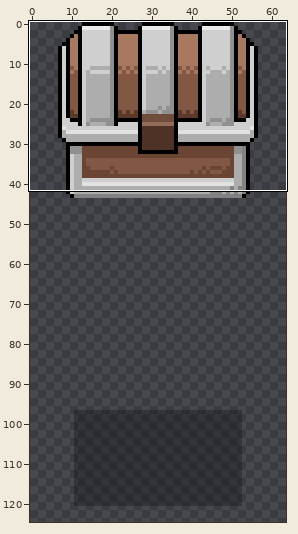
Edited in one commit: pixel-art file (Shroomfall/tvc/chest.aseprite). Above: a wide view before the commit, with the close-up outlined.
Close-up. Earlier state:
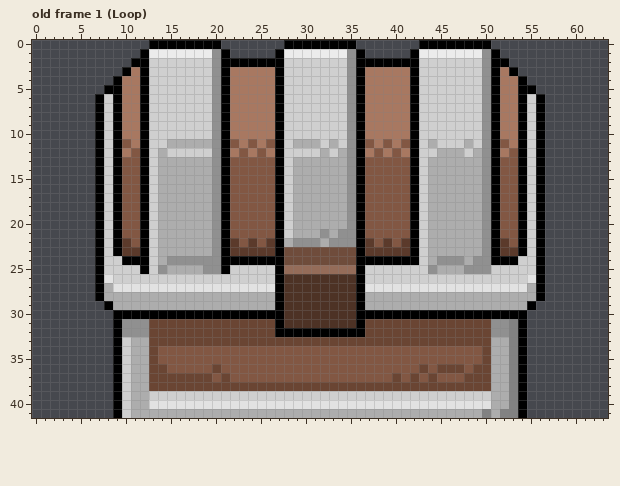
64x128 pixels, 30 frames. Colours within 5 levels of each other are drawn and written as one. Shown: old frame 1 (Loop): x 0..63, y 0..41. The wide view leaves out empty margins. The commit also changed other frames or places, which this record leaves out.
And afterwards:
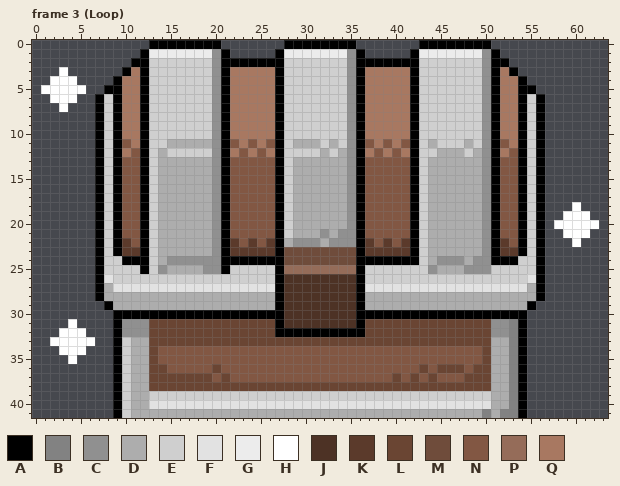
Palette (. is transparent): A #000000  B #828282  C #909090  D #adadad  E #cfcfcf  F #e2e2e2  G #ececec  H #ffffff  J #4d3225  K #5b3a2b  L #6a4533  M #6f4c3b  N #825743  P #956c59  Q #a87861
A new or re-ordered frame is compared with the old frame closest to it.
Edits made:
frames 30 -> 33
Changed rows in their new state; - is an unchanged pixel.
Frame 3 (Loop) is new; against old frame 1 (Loop), layer "Layer 1":
first column x 1:
 3 --H--
 4 -HHH-
 5 HHHHH
 6 -HHH-
 7 --H--
first column x 58:
18 --H--
19 -HHH-
20 HHHHH
21 -HHH-
22 --H--
first column x 2:
31 --H--
32 -HHH-
33 HHHHH
34 -HHH-
35 --H--
